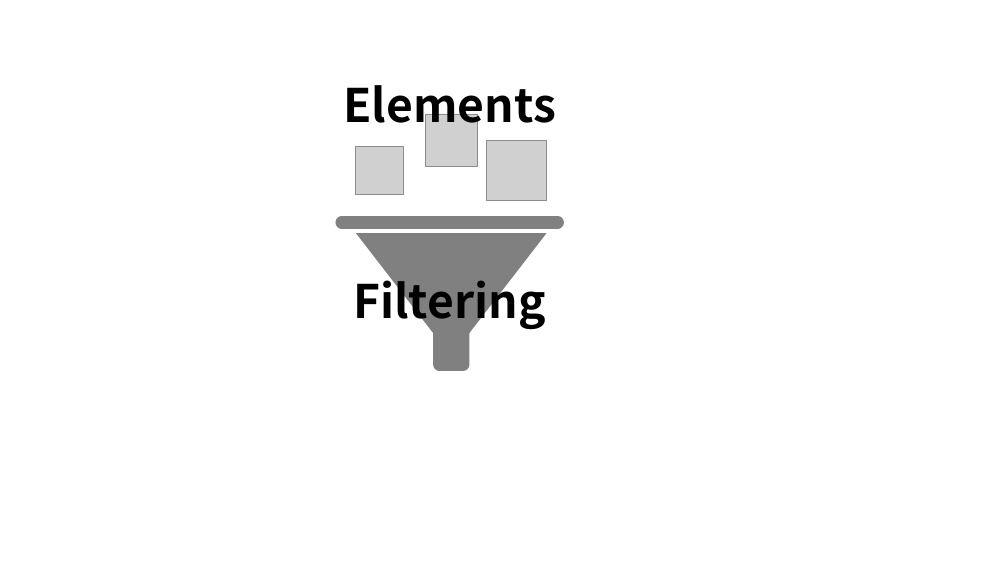
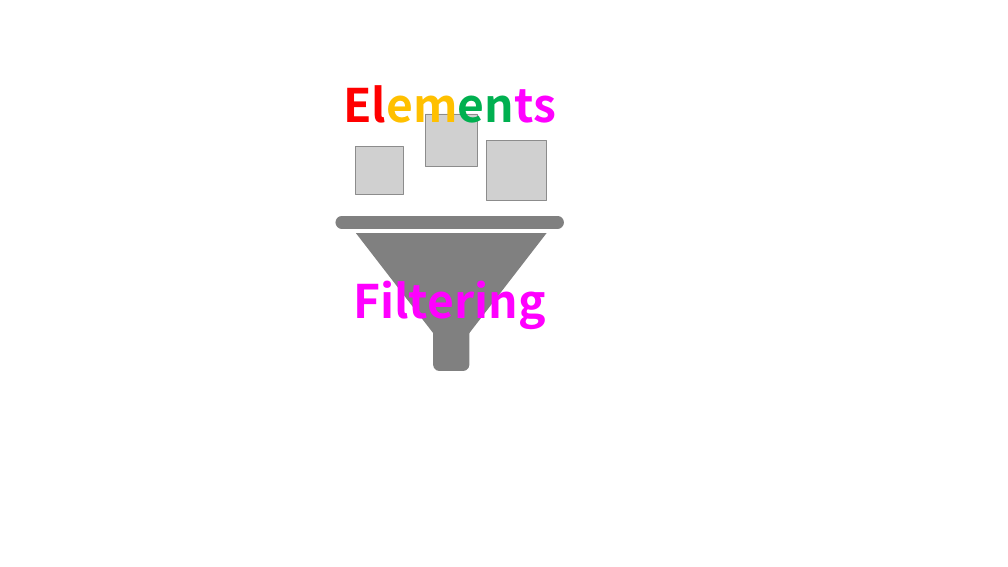
Before and after one commit to hnanmal/mQ, a slide deck: slide 4 of hecCalc/2023/documentum/logo/logo.pptx. Drawn at 1008x567 pixels with LibreOffice and Linux fonts; fonts in the diff are those of the drawing; grey boxes stand for pictures. Boxes give left, top, right and bottom in pixels: in the first picture for what was removed or moved away, otherwise in the second. Text is boxed around its words. In the diff, an @@ line names an element or a change of style, - is before the commit and + after.

```diff
--- a/hecCalc/2023/documentum/logo/logo.pptx
+++ b/hecCalc/2023/documentum/logo/logo.pptx
@@ text "Elements" at [343, 85, 556, 134]: text colour #000000 to #FF0000, text colour #000000 to #FFC000, text colour #000000 to #00B050, text colour #000000 to #FF00FF in "Elements" @@
@@ text "Filtering" at [353, 271, 545, 330]: text colour #000000 to #FF00FF @@
```
Also in this commit, not shown: 1 other slide changed, 35 other files.
